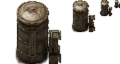
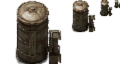
Revision of a layered 120px x 64px image; what changed, layer by layer:
painted on "overlay" over [16, 0, 120, 64]
